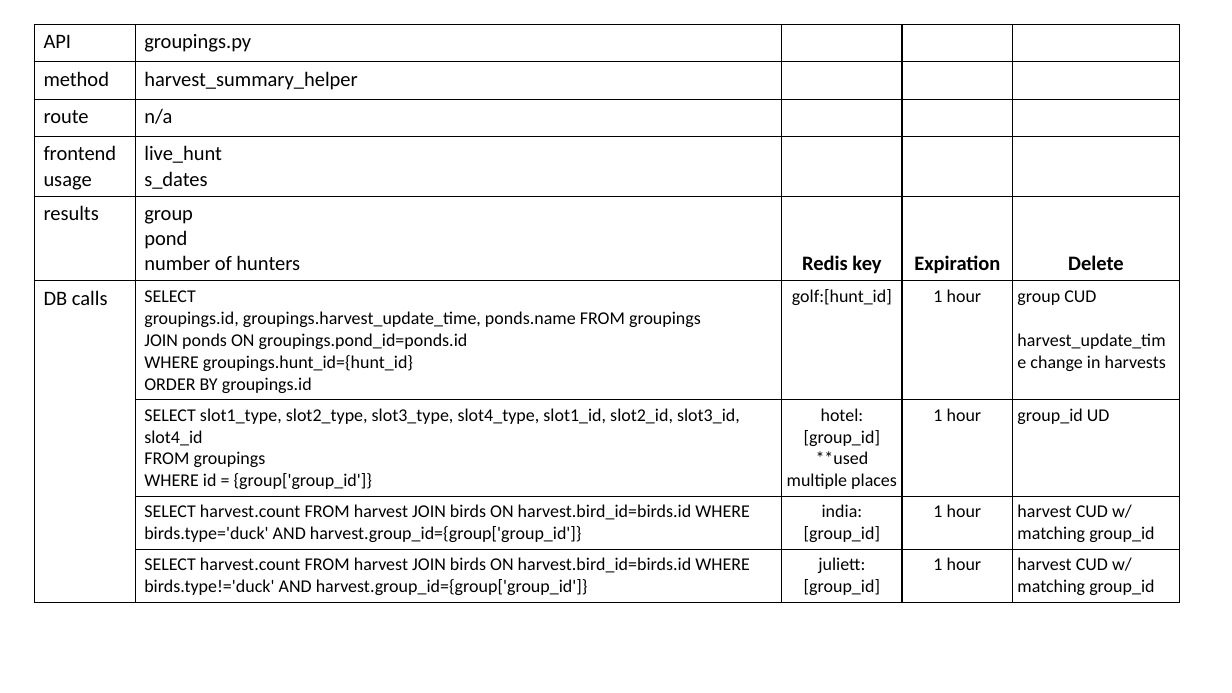
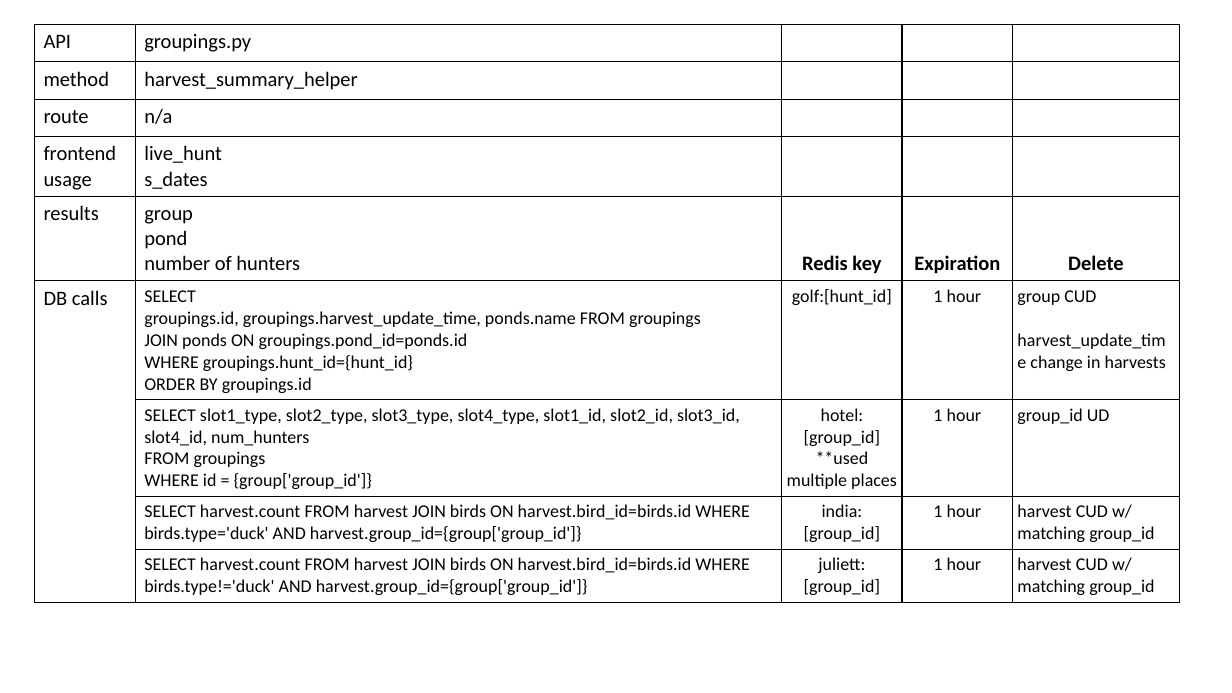
Before and after one commit to tc334/duck-club-app, a slide deck: slide 5 of docs/Redis.pptx. Drawn at 1232x693 pixels with LibreOffice and Linux fonts; fonts in the diff are those of the drawing. Boxes give left, top, right and bottom in pixels: in the first picture for what was removed or moved away, otherwise in the second. Text is boxed around its words. In the diff, an @@ line names an element or a change of style, - is before the commit and + after.

```diff
--- a/docs/Redis.pptx
+++ b/docs/Redis.pptx
@@ table at box(34, 24, 1179, 599) @@
-row 7, column 2: SELECT slot1_type, slot2_type, slot3_type, slot4_type, slot1_id, slot2_id, slot3_id, slot4_id / FROM groupings / WHERE id = {group['group_id']}
+row 7, column 2: SELECT slot1_type, slot2_type, slot3_type, slot4_type, slot1_id, slot2_id, slot3_id, slot4_id, num_hunters / FROM groupings / WHERE id = {group['group_id']}
```
Also in this commit, not shown: 2 other slides changed, 12 other files.
